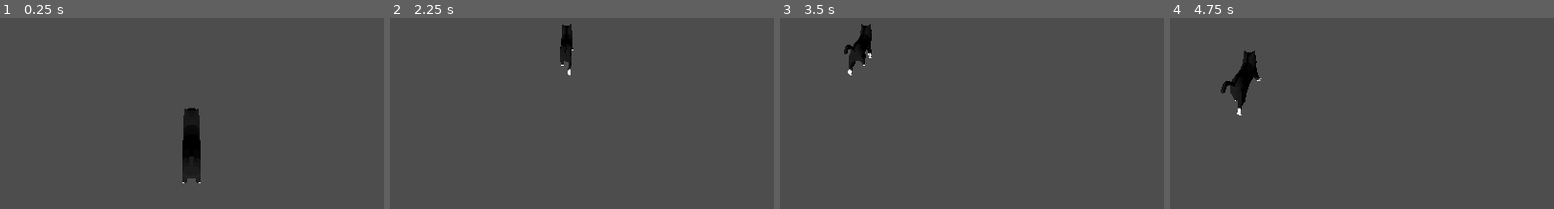
Above: before the commit, frames 1-4 (left to right).
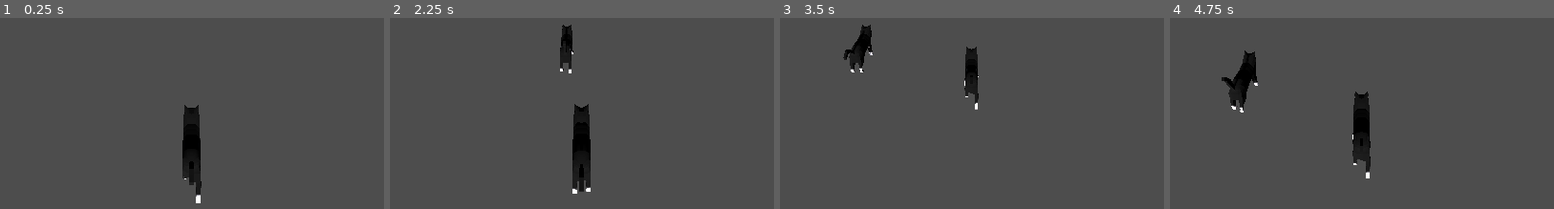
Above: after the commit, the same moments.

Repository: loteque/loop
Game: Godot game, scene res://controller_test.tscn
Two runs of this game, one before a commit and one after it. Both use one fixed random seed, a clock stepped at 60 frames per second and the inputs below. The project has no main scene, so this scene is started directly.
Inputs:
- Up to frame 1 (0.25 s): no input
- Up to frame 2 (2.25 s): tap Enter at 0.5 s; hold W (move_forward) 0.53-2.03 s; tap Space (activate_playback, bound only after the commit) at 2 s; hold A (strafe_left) from 2.03 s (still down)
- Up to frame 3 (3.5 s): keep holding A (strafe_left)
- Up to frame 4 (4.75 s): release A (strafe_left) at 3.53 s; hold S (move_backward) 3.53-4.28 s; hold D (strafe_right) from 4.28 s (still down)

The runs differ from the first frame. In frame 1, 0.3% of the frame differs, in the area x 47-53%, y 45-97%; in frame 2, 2.1%, in the area x 44-53%, y 3-92%; in frame 3, 1.2%; in frame 4, 2.0%.

Commit message:
add loopcat demonstration

Diff:
--- a/cat_controller.gd
+++ /dev/null
@@ -1,41 +0,0 @@
-extends CharacterBody3D
-
-## top down character coltroller script
-var speed = 10.0
-
-## moves the player based on detected Input values.
-## returns true if the player is moving
-func get_movement() -> bool:
-    # stop movement when the player is not holding any movement keys
-    if not Input.is_action_pressed("move_forward") and not Input.is_action_pressed("move_backward"):
-        velocity = Vector3(0, 0, 0)
-
-    # move the player
-    if Input.is_action_pressed("move_forward"):
-        print("get_movement forward")
-        velocity += -get_global_transform().basis.z
-    if Input.is_action_pressed("move_backward"):
-        velocity += get_global_transform().basis.z
-    if Input.is_action_pressed("strafe_left"):
-        velocity += -get_global_transform().basis.x
-    if Input.is_action_pressed("strafe_right"):
-        velocity += get_global_transform().basis.x
-
-    velocity = velocity.normalized() * speed
-    move_and_slide()
-    if velocity == Vector3(0, 0, 0):
-        return false
-    else:
-        return true
-
-## plays the walk animation if arg movement is true
-func play_walk_animation(movement: bool) -> void:
-    if movement:
-        $CatModel/AnimationPlayer.play("walk")
-    else:
-        $CatModel/AnimationPlayer.pause()
-
-
-func _physics_process(_delta):
-    var is_moving = get_movement()
-    play_walk_animation(is_moving)
--- a/cat_controller.tscn
+++ b/cat_controller.tscn
@@ -1,16 +1,41 @@
 [gd_scene load_steps=4 format=3 uid="uid://cl1lwgellihna"]
 
 [ext_resource type="PackedScene" uid="uid://dwi05s3lph2yf" path="res://cat/cat.gltf" id="1_oi4r3"]
-[ext_resource type="Script" uid="uid://cei603j5ny87b" path="res://cat_controller.gd" id="1_p16eh"]
+[ext_resource type="Script" uid="uid://bg2iouvdya6wj" path="res://player_controller.gd" id="1_p16eh"]
 
 [sub_resource type="SphereShape3D" id="SphereShape3D_mgf30"]
 radius = 1.49228
 
-[node name="CatController" type="CharacterBody3D"]
+[node name="CatController" type="CharacterBody3D" node_paths=PackedStringArray("ani_player")]
 script = ExtResource("1_p16eh")
+ani_player = NodePath("CatModel/AnimationPlayer")
 
 [node name="LocomotionCollision" type="CollisionShape3D" parent="."]
 transform = Transform3D(1, 0, 0, 0, 1, 0, 0, 0, 1, 0, 1.5, 0)
 shape = SubResource("SphereShape3D_mgf30")
 
 [node name="CatModel" parent="." instance=ExtResource("1_oi4r3")]
+
+[node name="Skeleton3D" parent="CatModel/Armature" index="0"]
+bones/1/position = Vector3(2.98091e-16, 1.34248, -1.80586)
+bones/1/rotation = Quaternion(-0.758077, 4.452e-17, 4.45199e-17, 0.652165)
+bones/2/rotation = Quaternion(0.177485, -4.78538e-18, -8.54934e-17, 0.984123)
+bones/3/rotation = Quaternion(0.144435, -5.54798e-17, -4.62456e-17, 0.989514)
+bones/4/position = Vector3(0.390257, 1.23267, -0.983409)
+bones/5/rotation = Quaternion(0.0461758, -0.0953947, 0.0419937, 0.993481)
+bones/6/position = Vector3(-0.390257, 0.584276, -0.847282)
+bones/6/rotation = Quaternion(-0.831247, 0.0383284, 0.065769, 0.550666)
+bones/7/rotation = Quaternion(-0.23232, 0.118583, -0.0497654, 0.9641)
+bones/8/rotation = Quaternion(-1.40829e-06, 0.354353, 0.935112, -5.33659e-07)
+bones/9/rotation = Quaternion(-0.141247, 8.37445e-14, -4.25438e-07, 0.989974)
+bones/10/rotation = Quaternion(-0.531792, -5.33754e-08, -1.75178e-06, 0.846875)
+bones/11/position = Vector3(0.390257, 0.993306, -1.77847)
+bones/11/rotation = Quaternion(0.997733, 0.0670931, 0.000357559, -0.00531565)
+bones/12/rotation = Quaternion(-0.551393, -0.0453693, 0.0434573, 0.831877)
+bones/13/rotation = Quaternion(0.271102, 0.00405381, 0.0143912, 0.962434)
+bones/14/position = Vector3(-0.390257, 1.00514, -1.9796)
+bones/14/rotation = Quaternion(0.937451, -0.0630394, -0.0229705, -0.341589)
+bones/15/rotation = Quaternion(-0.459288, 0.0377908, -0.0462991, 0.886275)
+bones/16/rotation = Quaternion(0.357548, -0.00534641, -0.0139627, 0.933775)
+
+[editable path="CatModel"]
--- a/controller_test.tscn
+++ b/controller_test.tscn
@@ -19,7 +19,7 @@
 [node name="Camera3D" type="Camera3D" parent="."]
 transform = Transform3D(1, 0, 0, 0, 0.905687, 0.423947, 0, -0.423947, 0.905687, 0, 22.5575, 16.36)
 
-[node name="CatController" parent="." instance=ExtResource("1_d14nv")]
-
 [node name="WorldEnvironment" type="WorldEnvironment" parent="."]
 environment = SubResource("Environment_cxxsp")
+
+[node name="CatController" parent="." instance=ExtResource("1_d14nv")]
--- /dev/null
+++ b/player_controller.gd
@@ -0,0 +1,145 @@
+extends CharacterBody3D
+class_name PlayerController
+## Player Character Controller script.
+## handles movement and plays animations from an animation player.
+## records a set amount of translation data.
+## which can be played back at the press of a button.
+
+@export var speed = 10.0
+@export var max_rec_frames: int = 360
+@export var ani_player: AnimationPlayer
+
+var is_playback: bool = false
+var curr_frame_index: int = 0
+var recording_buffer := {
+    "position": [],
+    "rotation": [],
+    "velocity": [],
+    "curr_ani": [],
+    "anim_pos": [],
+}
+
+
+## sets the velocity of the player based on detected Input values.
+## returns true if the player has velocity, false otherwise.
+func apply_player_inputs() -> bool:
+    # stop movement when the player is not holding any movement keys
+    if not Input.is_action_pressed("move_forward") and not Input.is_action_pressed("move_backward"):
+        velocity = Vector3(0, 0, 0)
+    # update velocity with inputs
+    if Input.is_action_pressed("move_forward"):
+        velocity += -get_global_transform().basis.z
+    if Input.is_action_pressed("move_backward"):
+        velocity += get_global_transform().basis.z
+    if Input.is_action_pressed("strafe_left"):
+        velocity += -get_global_transform().basis.x
+    if Input.is_action_pressed("strafe_right"):
+        velocity += get_global_transform().basis.x
+    # update veloxity with normalized direction vector, speed
+    velocity = velocity.normalized() * speed
+    # return true if we have velocity otherwise return false
+    if velocity == Vector3(0, 0, 0): return false
+    return true
+
+
+## plays the walk animation if arg movement is true,
+## pauses it when false
+func toggle_walk_animation_on(movement: bool) -> void:
+    if movement:
+        ani_player.play("walk")
+    else:
+        ani_player.pause()
+
+
+## delete the front and shift indicies if buffer size is at max_rec_frames.
+func limit_buffer_size() -> void:
+    if recording_buffer.position.size() - 1 >= max_rec_frames:
+        recording_buffer.position.pop_front()
+    if recording_buffer.rotation.size() - 1 >= max_rec_frames:
+        recording_buffer.rotation.pop_front()
+    if recording_buffer.velocity.size() - 1 >= max_rec_frames:
+        recording_buffer.rotation.pop_front()
+    if recording_buffer.curr_ani.size() - 1 >= max_rec_frames:
+        recording_buffer.curr_ani.pop_front()
+    if recording_buffer.anim_pos.size() - 1 >= max_rec_frames:
+        recording_buffer.anim_pos.pop_front()
+
+
+## record a null animation frame
+func rec_null_ani_frame() -> void:
+    recording_buffer.curr_ani.push_back(null)
+    recording_buffer.anim_pos.push_back(0.0)
+
+
+## records data per frame for the controller
+func record_frame() -> void:
+    recording_buffer.position.push_back(position)
+    recording_buffer.rotation.push_back(rotation)
+    recording_buffer.velocity.push_back(velocity)
+    if not ani_player.current_animation: rec_null_ani_frame(); return
+    recording_buffer.curr_ani.push_back(ani_player.current_animation)
+    recording_buffer.anim_pos.push_back(ani_player.current_animation_position)
+
+
+## update the recording_buffer buffer and limit it's size.
+func update_recording_buffer() -> void:
+    limit_buffer_size()
+    record_frame()
+
+
+## get the next frame in the playback loop;
+## returns an index value as an integer.
+func get_next_frame_index(frame_index: int) -> int:
+    if frame_index >= max_rec_frames: return 0
+    if frame_index + 1 <= recording_buffer.position.size() - 1: return frame_index + 1
+    return 0
+
+
+## playback a frame's translation data from the recording buffer by index
+func playback_translation_frame(frame_index: int) -> void:
+    position = recording_buffer.position[frame_index]
+
+
+## playback a frame's animation data from the recording buffer by index
+func playback_anim_frame(frame_index: int) -> void:
+    if recording_buffer.curr_ani[frame_index] == null: ani_player.pause(); return
+    ani_player.play(recording_buffer.curr_ani[frame_index])
+    ani_player.seek(recording_buffer.anim_pos[frame_index])
+
+
+## playback a frame from the recording buffer by index, then
+## increment the current frame index value
+func playback_frame(frame_index:int) -> void:
+    playback_translation_frame(frame_index)
+    playback_anim_frame(frame_index)
+    curr_frame_index = get_next_frame_index(frame_index)
+
+
+## duplicate the player, set duplicate as player, add new player to scene
+func spawn_new_player_instance() -> void:
+    var new_self = duplicate()
+    new_self.is_playback = false
+    get_parent().add_child(new_self)
+
+
+## set the current player to playback mode, spawn a new player instance
+func activate_playback() -> void:
+    if is_playback: return
+    is_playback = true
+    spawn_new_player_instance()
+
+
+## returns true if the 'activate_playback' action is pressed, otherwise false
+func is_activate_playback_just_pressed() -> bool:
+    if not Input.is_action_just_pressed("activate_playback"): return false
+    return true
+
+
+func _physics_process(_delta) -> void:
+    ## if playback is active player loses control of this instance
+    if is_activate_playback_just_pressed(): activate_playback()
+    if is_playback: playback_frame(curr_frame_index); return
+    var is_moving = apply_player_inputs()
+    toggle_walk_animation_on(is_moving)
+    move_and_slide()
+    update_recording_buffer()
--- a/project.godot
+++ b/project.godot
@@ -36,6 +36,11 @@
 "events": [Object(InputEventKey,"resource_local_to_scene":false,"resource_name":"","device":-1,"window_id":0,"alt_press …(192 unchanged characters)…
 ]
 }
+activate_playback={
+"deadzone": 0.2,
+"events": [Object(InputEventKey,"resource_local_to_scene":false,"resource_name":"","device":-1,"window_id":0,"alt_pressed":false,"shift_pressed":false,"ctrl_pressed":false,"meta_pressed":false,"pressed":false,"keycode":0,"physical_keycode":32,"key_label":0,"unicode":32,"location":0,"echo":false,"script":null)
+]
+}
 
 [rendering]
 
Not shown, removed: cat_controller.gd.uid
Not shown, added: player_controller.gd.uid
